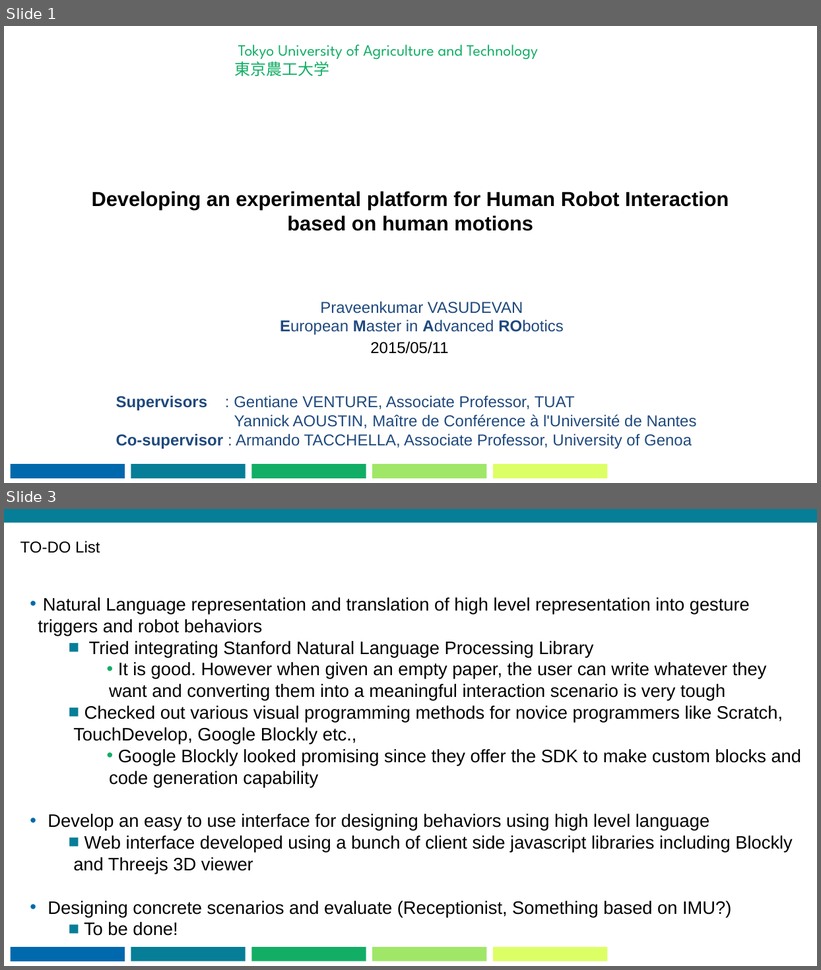
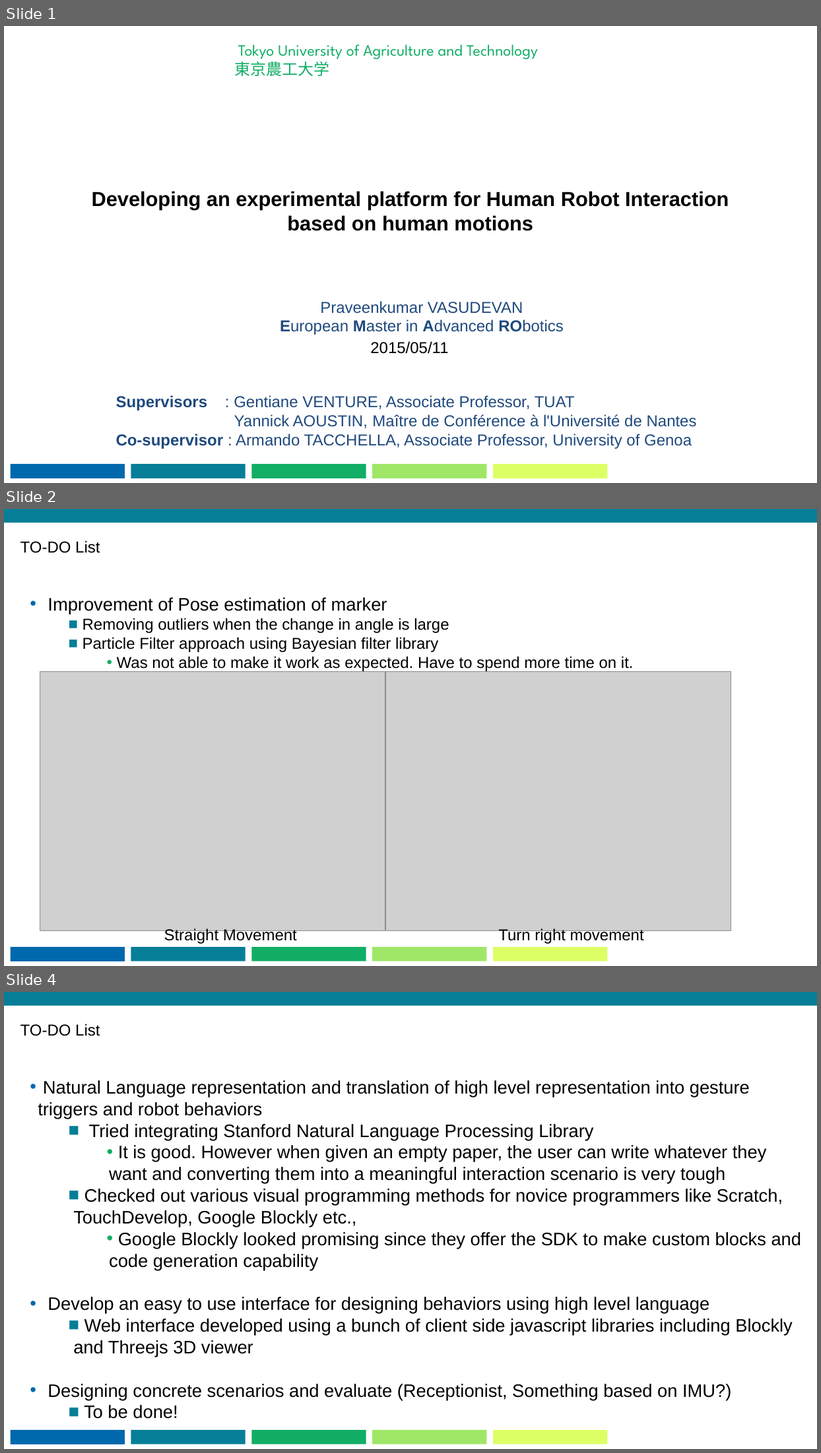
Before and after one commit to praveenv4k/indriya, a slide deck: docs/MonthlyPresentation/20150511_PRAVEEN.pptx. Shown one above the other, each under a label of ours: slides 1 and 3 before the commit, slides 1, 2 and 4 after it; the slides between them are not shown. The pictures are 821x970 and 821x1453 pixels, drawn with LibreOffice and Linux fonts; fonts in the diff are those of the drawing; grey boxes stand for pictures; background and template pictures are left out. Boxes give left, top, right and bottom in pixels: in the first picture for what was removed or moved away, otherwise in the second. Text is boxed around its words. In the diff, an @@ line names an element or a change of style, - is before the commit and + after.

```diff
--- a/docs/MonthlyPresentation/20150511_PRAVEEN.pptx
+++ b/docs/MonthlyPresentation/20150511_PRAVEEN.pptx
@@ slide 2 added at <box>4,509,817,966</box>, background #FFFFFF; not listed: 7 template elements that a slide beside it also shows @@
@@ title added at <box>20,541,100,553</box>, 14 pt, text #000000 @@
+TO-DO List
@@ text added at <box>48,597,634,672</box>, 14 pt, text #000000 @@
+• Improvement of Pose estimation of marker
+  ■ Removing outliers when the change in angle is large
+  ■ Particle Filter approach using Bayesian filter library
+    • Was not able to make it work as expected. Have to spend more time on it.
@@ picture added at <box>40,671,385,931</box> @@
@@ picture added at <box>386,671,731,931</box> @@
@@ text added at <box>164,928,297,944</box>, 14 pt, text #000000 @@
+Straight Movement
@@ text added at <box>498,928,644,944</box>, 14 pt, text #000000 @@
+Turn right movement
@@ what was slide 3 is now slide 4 @@
```
Also in this commit, not shown: 1 slide changed, 1 slide removed, 2 other files.
